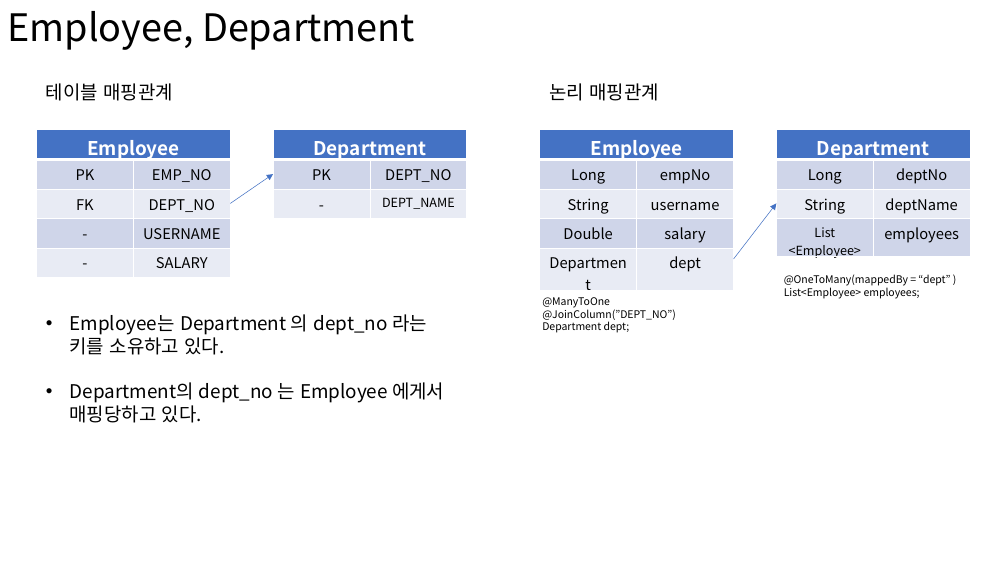
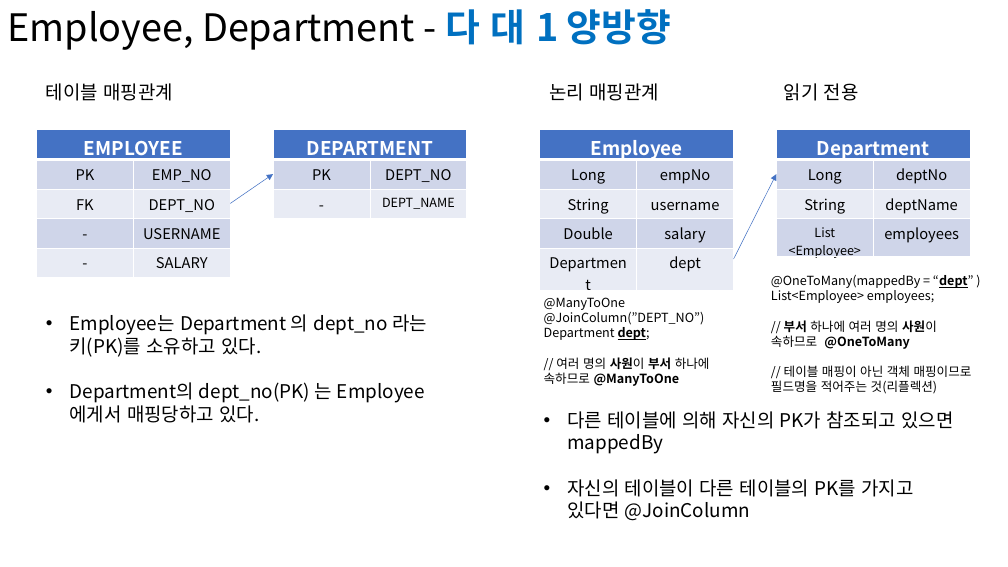
Before and after one commit to soon-good/study_archives, a slide deck: slide 12 of java/JPA/매핑관계_연습.pptx (slide 3 before the commit). Drawn at 1008x567 pixels with LibreOffice and Linux fonts; fonts in the diff are those of the drawing. Boxes give left, top, right and bottom in pixels: in the first picture for what was removed or moved away, otherwise in the second. Text is boxed around its words. In the diff, an @@ line names an element or a change of style, - is before the commit and + after.

Commit message:
JPA BASIC : 엔티티 매핑 4종류 요약본 : N:1 매핑 (Many To One) 단방향 예제 추가 : 스프링 Data JPA 확장기능 : 쿼리메소드 기능 : 엔티티 매핑 테스트 정리문서

```diff
--- a/java/JPA/매핑관계_연습.pptx
+++ b/java/JPA/매핑관계_연습.pptx
@@ text at box(7, 9, 671, 50): text changed @@
-Employee, Department
+Employee, Department - 다 대 1 양방향
@@ text added at box(784, 83, 859, 101), 18 pt, text #000000 @@
+읽기 전용
@@ table at box(36, 129, 230, 277) @@
-row 1, column 1: Employee
+row 1, column 1: EMPLOYEE
@@ table at box(273, 129, 467, 219) @@
-row 1, column 1: Department
+row 1, column 1: DEPARTMENT
@@ arrow moved from (734, 259) - (777, 203) to (734, 259) - (777, 174) @@
@@ text "@OneToMany(mappedBy = “dept” )": place and size @@
-text "@OneToMany(mappedBy = “dept” )" at box(784, 274, 950, 299)
+text "@OneToMany(mappedBy = “dept” )" at box(771, 275, 974, 394)
@@ text at box(544, 297, 705, 340): size 10 to 12 pt in "@ManyToOne", "@JoinColumn(”DEPT_NO”)", "Department dept;"; bold on, underline on in "dept;" @@
@@ text at box(771, 275, 974, 303): size 10 to 12 pt in "@OneToMany(mappedBy = “dept” )", "List<Employee> employees;"; bold on, underline on in "“dept”" @@
@@ text at box(70, 314, 427, 423): text changed @@
-• Employee는 Department 의 dept_no 라는
-  키를 소유하고 있다.
-• Department의 dept_no 는 Employee 에게서 매핑당하고 있다.
+• Employee는 Department 의 dept_no 라는
+  키(PK)를 소유하고 있다.
+• Department의 dept_no(PK) 는 Employee 에게서 매핑당하고 있다.
@@ text at box(771, 320, 972, 394): paragraphs added @@
+// 부서 하나에 여러 명의 사원이 속하므로 @OneToMany
+// 테이블 매핑이 아닌 객체 매핑이므로 필드명을 적어주는 것(리플렉션)
@@ text at box(544, 357, 710, 386): paragraph added @@
+// 여러 명의 사원이 부서 하나에 속하므로 @ManyToOne
@@ text added at box(567, 411, 953, 521), 18 pt, text #000000 @@
+• 다른 테이블에 의해 자신의 PK가 참조되고 있으면 mappedBy
+• 자신의 테이블이 다른 테이블의 PK를 가지고 있다면 @JoinColumn
```
Also in this commit, not shown: 1 other slide changed, 37 slides added, 38 other files.
